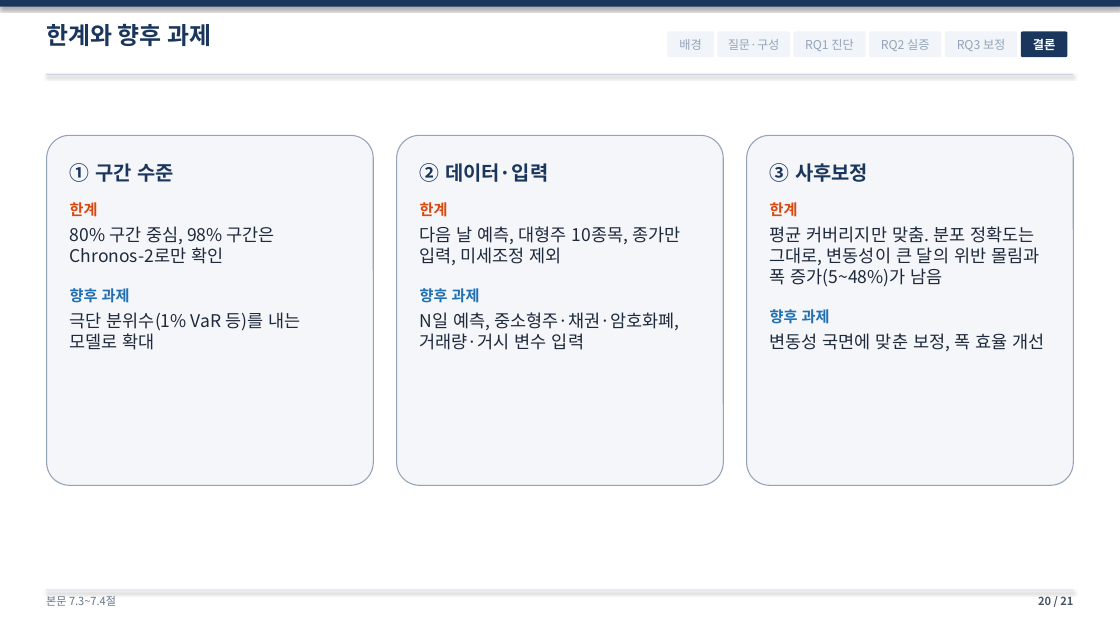
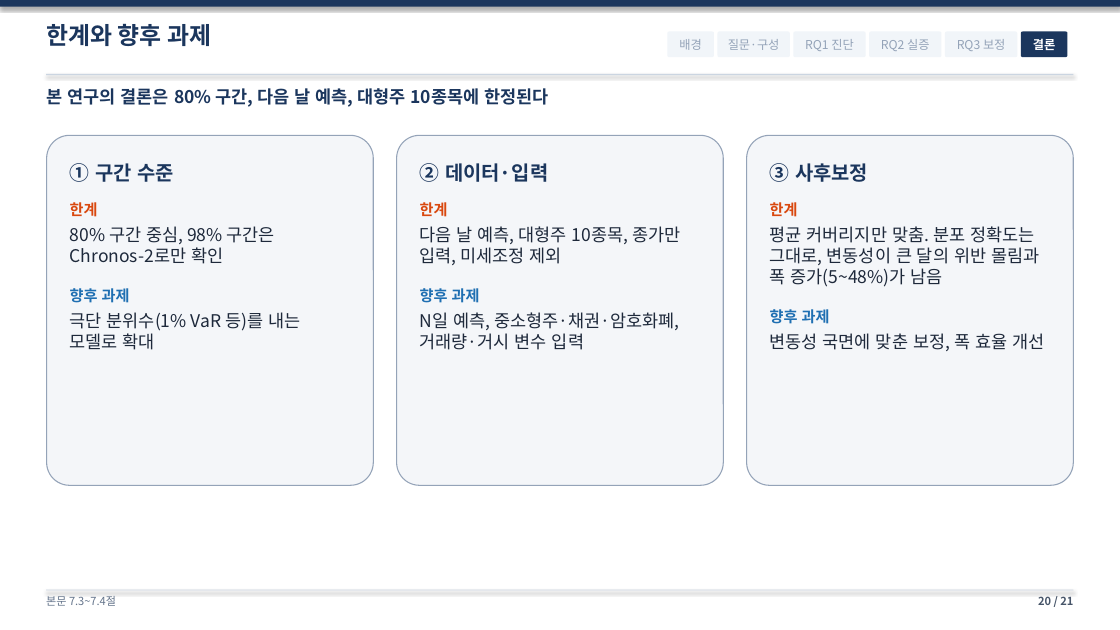
Before and after one commit to sapzzil/Master-thesis, a slide deck: slide 20 of 05_논문작성/석사학위논문_심사발표_v15.pptx. Drawn at 1120x630 pixels with LibreOffice and Linux fonts; fonts in the diff are those of the drawing. Boxes give left, top, right and bottom in pixels: in the first picture for what was removed or moved away, otherwise in the second. Text is boxed around its words. In the diff, an @@ line names an element or a change of style, - is before the commit and + after.

```diff
--- a/05_논문작성/석사학위논문_심사발표_v15.pptx
+++ b/05_논문작성/석사학위논문_심사발표_v15.pptx
@@ text added at [47,88,548,107], 15 pt, text #1B365D, bold @@
+본 연구의 결론은 80% 구간, 다음 날 예측, 대형주 10종목에 한정된다
```
Also in this commit, not shown: 3 other slides changed, 2 other files.
